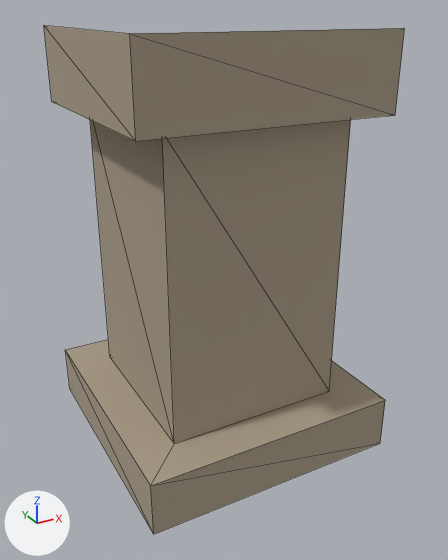
The glTF model assets/props/pillar_broken.glb as it was, and as the next commit left it.
One viewpoint serves both versions: a 50 mm lens placed at (-1.11, -2.1, 1.71), pointed at (0.01, -0.07, 0.7). Lighting does not change. The marker at lower left points along +X, +Y and +Z. The first picture is the older version. Mesh edges are drawn as thin lines. Vertices at exactly the same position are counted once.

The first picture shows 'Pillar'.
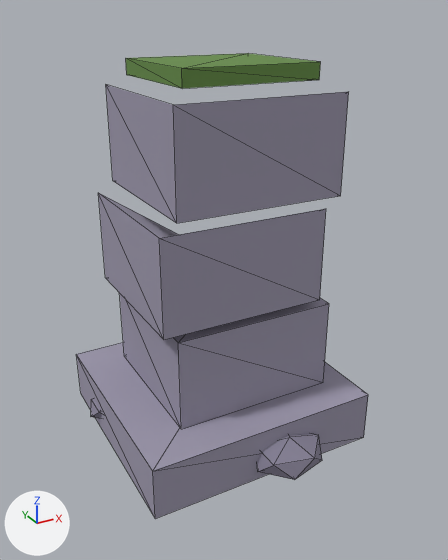
Patch to the scene script:
```diff
--- a/assets/props/pillar_broken.glb.py
+++ b/assets/props/pillar_broken.glb.py
@@ mat_stone @@
 mat_stone = principled_material('Stone')
-mat_stone.base_color = (0.406, 0.342, 0.253)  # beige #ab9e8a
+mat_stone.base_color = (0.342, 0.319, 0.42)  # grey #9e99ad
 mat_stone.roughness = 1.0
@@ mat_rock @@
+mat_rock = principled_material('Rock')
+mat_rock.base_color = (0.253, 0.233, 0.319)  # grey #8a8599
+mat_rock.roughness = 1.0
@@ mat_moss @@
+mat_moss = principled_material('Moss')
+mat_moss.base_color = (0.133, 0.263, 0.0637)  # green #668c47
+mat_moss.roughness = 1.0
@@ me_cube @@
 # used by ob_pillar; location = (0.0, 0.0, 0.0)
-me_cube.from_pydata(...)  # 24 vertices, 36 faces; spans x -0.52..0.52, y -0.52..0.52, z 0.0..1.65
+me_cube.from_pydata(...)  # 76 vertices, 120 faces; spans x -0.52..0.62, y -0.59..0.46, z 0.0..1.54
+# me_cube part 1: a new loose piece, a box spanning x -0.49..0.49, y -0.46..0.46, z 0.0..0.22, in mat_stone (grey #9e99ad)
+# me_cube part 2: a new loose piece, a box spanning x -0.3..0.38, y -0.29..0.33, z 0.22..0.6, in mat_stone (grey #9e99ad)
+# me_cube part 3: a new loose piece, a box spanning x -0.245..0.285, y -0.265..0.225, z 1.48..1.54, in mat_moss (green #668c47)
+# me_cube part 4: a new loose piece, an icosphere of 20 faces spanning x -0.52..-0.28, y 0.09..0.27, z 0.02..0.14, in mat_rock (grey #8a8599)
+# me_cube part 5: a new loose piece, an icosphere of 20 faces spanning x -0.06..0.22, y -0.59..-0.37, z 0.01..0.17, in mat_rock (grey #8a8599)
+# me_cube part 6: the loose piece of 8 vertices spanning x -0.36..0.36, y -0.36..0.36, z 0.22..1.37 is rebuilt with 8 vertices and now spans x -0.37..0.31, y -0.31..0.31, z 0.64..1.02
+# me_cube part 7: the loose piece of 8 vertices spanning x -0.52..0.52, y -0.52..0.52, z 0.0..0.22 is deleted
+# me_cube part 8: the loose piece of 8 vertices spanning x -0.48..0.48, y -0.45..0.45, z 1.31..1.65 is deleted
+# me_cube part 9
+# 8 vertices are added at x -0.3..0.38, y -0.31..0.31, z 1.06..1.44
+# 12 new faces join them, mat_stone (grey #9e99ad)
+# other edits to the shape of me_cube do not show in these pictures
 me_cube.materials.append(mat_stone)
+me_cube.materials.append(mat_moss)  # green #668c47
+me_cube.materials.append(mat_rock)  # grey #8a8599
```

What differs and where, as boxes [x1, y1, x2, y2] in the pictures (448 x 560 px):
'Pillar', recoloured, reshaped (19% narrower, 8% shorter): before [44, 26, 405, 534]; after [76, 53, 368, 519]
part 1 of me_cube, added: after [76, 342, 368, 519]
part 2 of me_cube, added: after [120, 294, 329, 429]
part 3 of me_cube, added (green): after [126, 53, 321, 89]
part 4 of me_cube, added (mostly hidden): after [91, 398, 102, 419]
part 5 of me_cube, added: after [257, 434, 322, 480]
part 6 of me_cube, rebuilt: before [90, 120, 351, 444]; after [98, 193, 326, 340]
part 7 of me_cube, deleted (beige): before [65, 339, 385, 534]
part 8 of me_cube, deleted (beige): before [44, 26, 405, 141]
part 9 of me_cube, added: after [106, 85, 349, 223]
